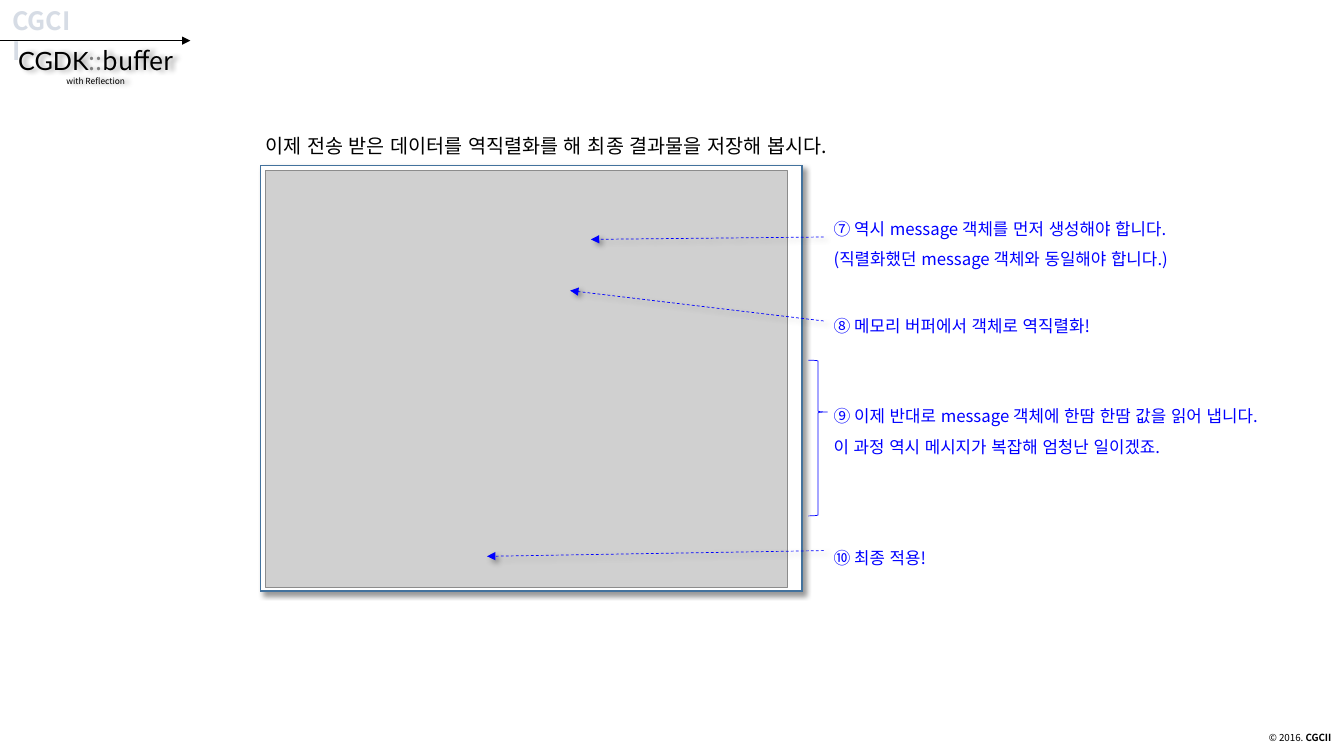
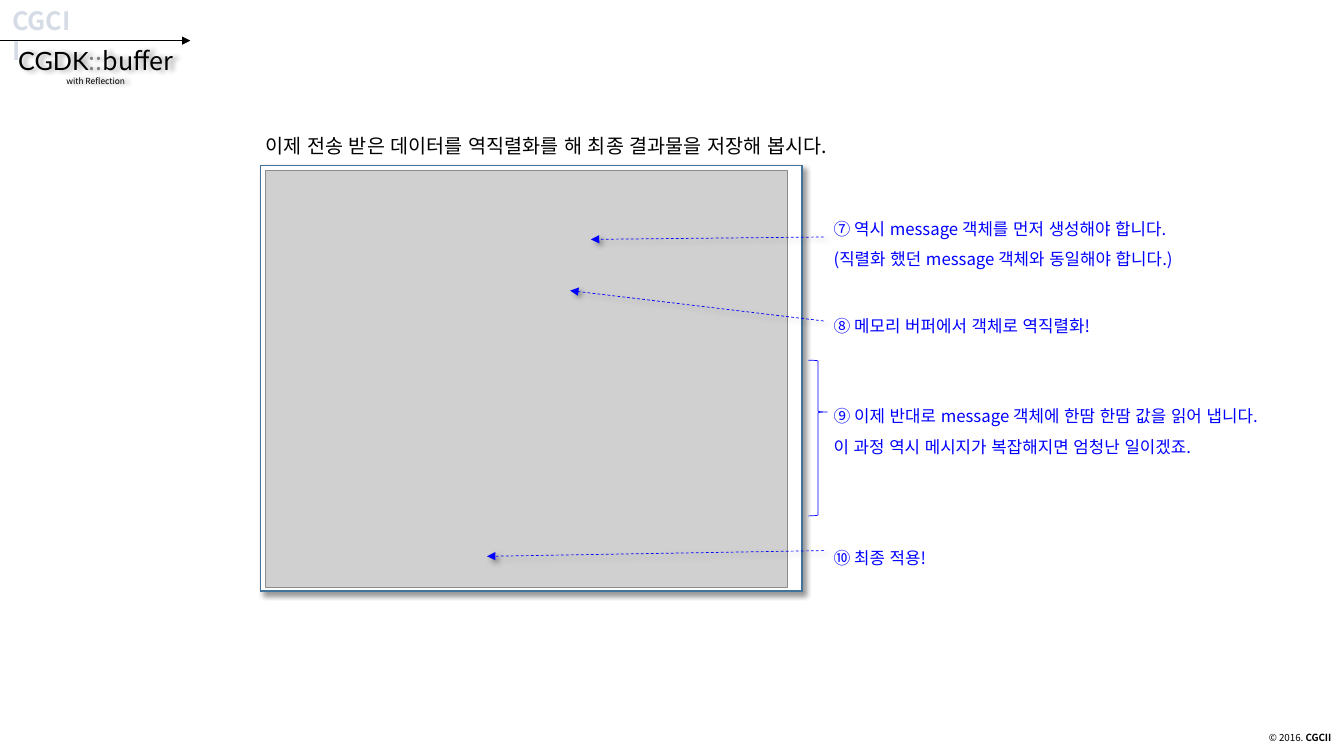
Before and after one commit to CGLabs/CGDK.buffer, a slide deck: slide 67 of C++/document/intruduce_CGDK.buffer.pptx. Drawn at 1344x756 pixels with LibreOffice and Linux fonts; fonts in the diff are those of the drawing; grey boxes stand for pictures. Boxes give left, top, right and bottom in pixels: in the first picture for what was removed or moved away, otherwise in the second. Text is boxed around its words. In the diff, an @@ line names an element or a change of style, - is before the commit and + after.

```diff
--- a/C++/document/intruduce_CGDK.buffer.pptx
+++ b/C++/document/intruduce_CGDK.buffer.pptx
@@ text at (834, 221, 1173, 270): spaces changed @@
-⑦ 역시 message 객체를 먼저 생성해야 합니다.
-(직렬화했던 message 객체와 동일해야 합니다.)
+⑦ 역시 message 객체를 먼저 생성해야 합니다.
+(직렬화 했던 message 객체와 동일해야 합니다.)
@@ text at (834, 439, 1192, 455): text changed @@
-이 과정 역시 메시지가 복잡해 엄청난 일이겠죠.
+이 과정 역시 메시지가 복잡해지면 엄청난 일이겠죠.
```
Also in this commit, not shown: 34 other slides changed.
